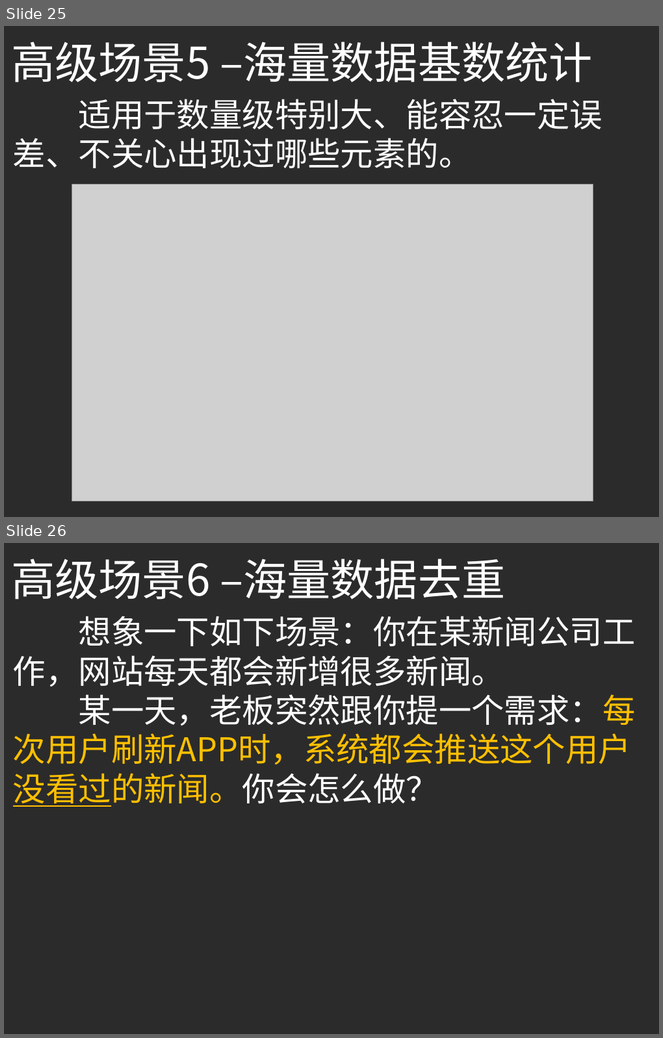
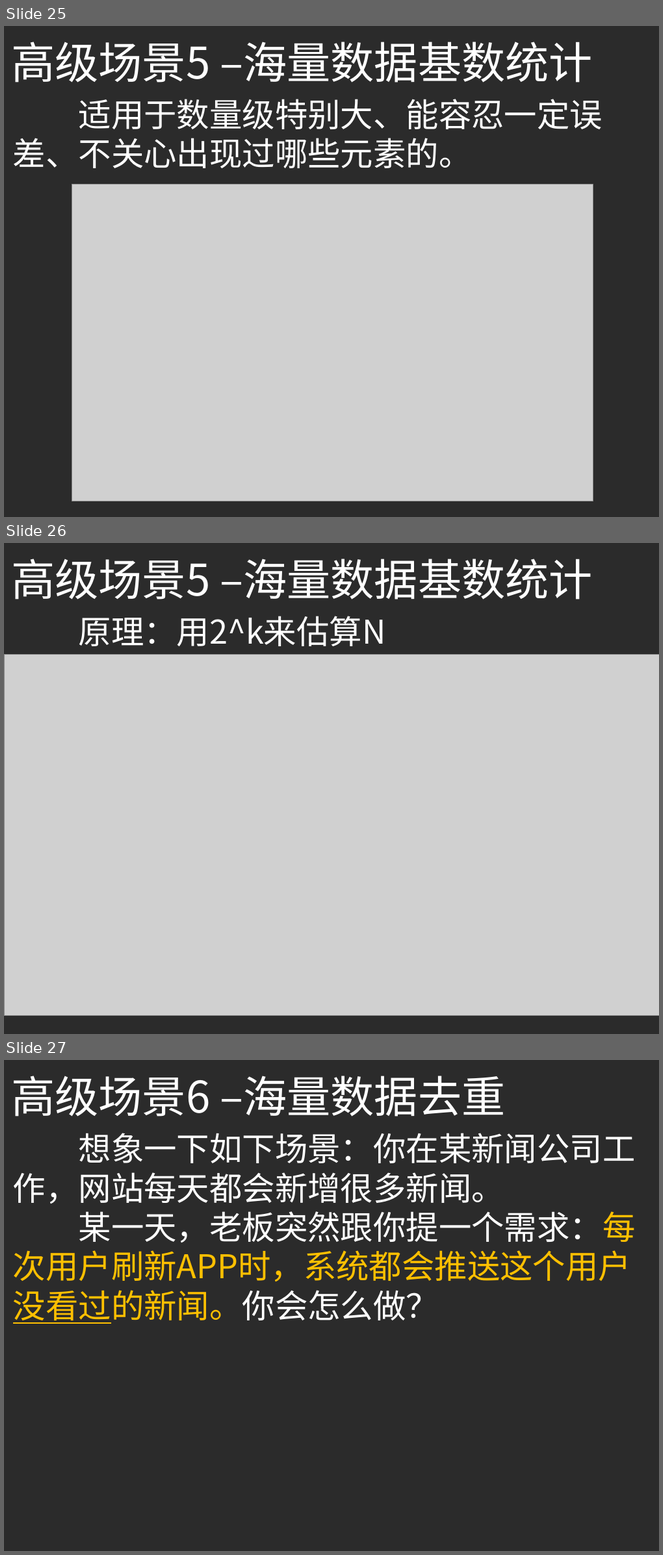
Before and after one commit to yellowb/redis-application-sharing, a slide deck: doc/SD_EP01_Redis_Adv_Application.pptx. Shown one above the other, each under a label of ours: slides 25 and 26 before the commit, slides 25, 26 and 27 after it. The pictures are 663x1038 and 663x1555 pixels, drawn with LibreOffice and Linux fonts; fonts in the diff are those of the drawing; grey boxes stand for pictures; background and template pictures are left out; a plain dark background stands for a picture behind light text. Boxes give left, top, right and bottom in pixels: in the first picture for what was removed or moved away, otherwise in the second. Text is boxed around its words. In the diff, an @@ line names an element or a change of style, - is before the commit and + after.

Commit message:
add ppt

```diff
--- a/doc/SD_EP01_Redis_Adv_Application.pptx
+++ b/doc/SD_EP01_Redis_Adv_Application.pptx
@@ slide 26 added at (4, 543, 659, 1034), background picture (left out) @@
@@ text added at (11, 559, 593, 600), 48 pt, text #FFFFFF @@
+高级场景5 –海量数据基数统计
@@ text added at (79, 616, 386, 646), 36 pt, text #FFFFFF @@
+原理：用2^k来估算N
@@ picture added at (4, 654, 659, 1016) @@
@@ what was slide 26 is now slide 27 @@
```
Also in this commit, not shown: 3 other slides added.
